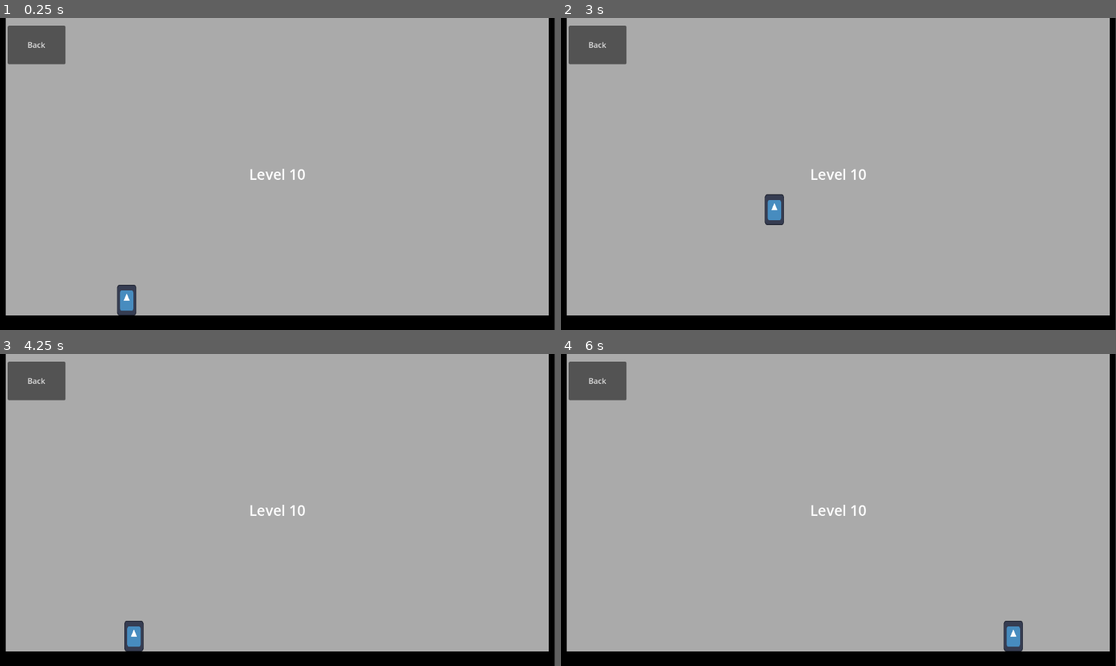
Above: before the commit, frames 1-4 (two rows, left to right).
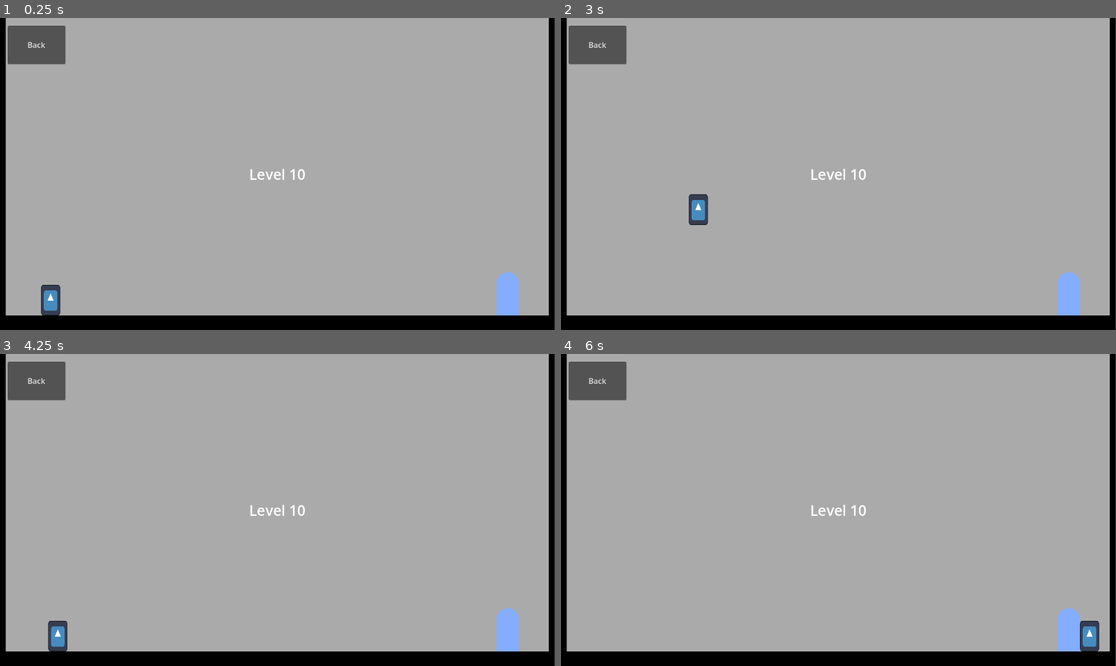
Above: after the commit, the same moments.

Repository: moaatt2/My-First-Game
Game: Godot game, scene res://levels/level_10.tscn
Same seed, same stepped clock (60 frames per second), same inputs: the game is played once before the commit and once after it. This scene is started directly instead of the project's main scene. The engine's default icon, where the game draws it, is replaced by a stand-in: a white triangle on a blue panel in a dark square.
Inputs (mouse positions are in pixels of both pictures, inside the frame that each line leads up to):
- Up to frame 1 (0.25 s): no input
- Up to frame 2 (3 s): tap Enter at 0.5 s; move the mouse to (960, 158) at 0.52 s; hold D (move_right) 0.53-1.25 s; tap Shift (dash) at 0.6, 2.85 s; tap Space (jump) at 0.77, 2.75 s; click "Back" at 1.25 s; click "10" at 2 s; move the mouse to (727, 189) at 2.77 s; hold D (move_right) from 2.78 s (still down)
- Up to frame 3 (4.25 s): tap Space (jump) at 3.02 s; move the mouse to (333, 441) at 3.52 s; release D (move_right) at 3.53 s; hold A (move_left) from 3.53 s (still down); tap Shift (dash) at 3.6 s
- Up to frame 4 (6 s): move the mouse to (810, 572) at 4.27 s; release A (move_left) at 4.28 s; hold D (move_right) 4.28-5.78 s; tap Shift (dash) at 4.35, 5.1, 5.85 s; tap Space (jump) at 4.52, 5.27 s; move the mouse to (1005, 556) at 5.02 s; move the mouse to (672, 463) at 5.77 s; hold A (move_left) from 5.78 s (still down)

The runs differ from the first frame. In frame 1, 1.2% of the frame differs, in the area x 7-94%, y 81-96%; in frame 2, 1.2%, in the area x 23-94%, y 56-96%; in frame 3, 1.2%; in frame 4, 1.2%.

Commit message:
Add exit door to scene.

Diff:
--- a/levels/level_01.tscn
+++ b/levels/level_01.tscn
@@ -1,7 +1,8 @@
-[gd_scene load_steps=6 format=3 uid="uid://d1jto5xje8v3o"]
+[gd_scene load_steps=7 format=3 uid="uid://d1jto5xje8v3o"]
 
 [ext_resource type="PackedScene" uid="uid://b8826of3fxi4n" path="res://gui/level_button.tscn" id="1_vn7o3"]
 [ext_resource type="PackedScene" uid="uid://5e27c4l0dy1t" path="res://scenes/player.tscn" id="2_mckh2"]
+[ext_resource type="PackedScene" uid="uid://c1peiq0gsxjlc" path="res://exit_door.tscn" id="3_81a5f"]
 
 [sub_resource type="QuadMesh" id="QuadMesh_ty3hu"]
 
@@ -78,4 +79,7 @@
 shape = SubResource("RectangleShape2D_81a5f")
 
 [node name="Player" parent="." instance=ExtResource("2_mckh2")]
-position = Vector2(263, 617)
+position = Vector2(105, 618)
+
+[node name="ExitDoor" parent="." instance=ExtResource("3_81a5f")]
+position = Vector2(1054, 618)
